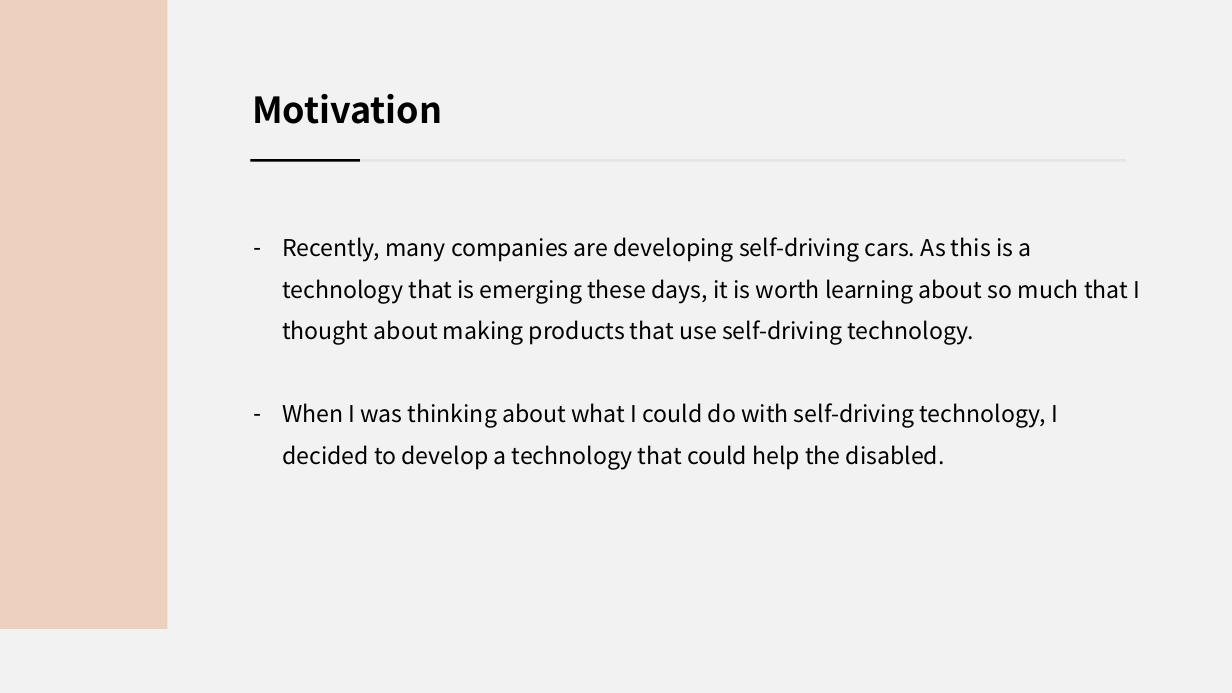
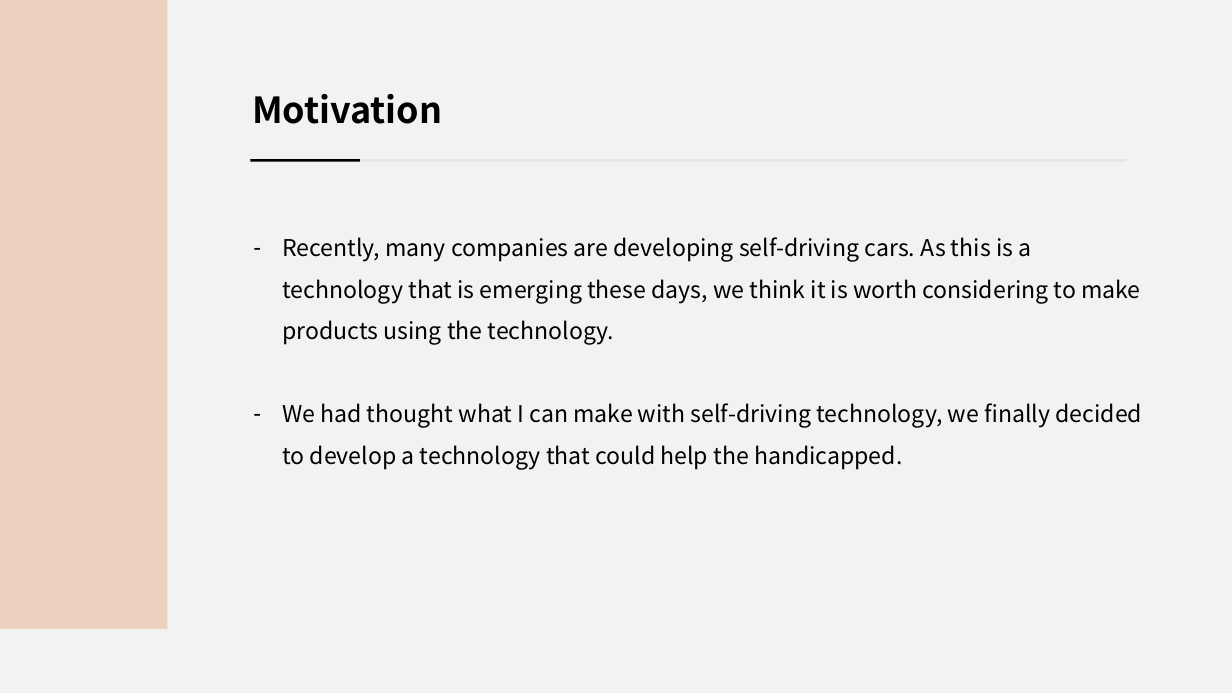
Before and after one commit to jsotouto/ICARUS, a slide deck: slide 2 of ICARUS 최종(일껄).pptx. Drawn at 1232x693 pixels with LibreOffice and Linux fonts; fonts in the diff are those of the drawing. Boxes give left, top, right and bottom in pixels: in the first picture for what was removed or moved away, otherwise in the second. Text is boxed around its words. In the diff, an @@ line names an element or a change of style, - is before the commit and + after.

```diff
--- a/ICARUS 최종(일껄).pptx
+++ b/ICARUS 최종(일껄).pptx
@@ text at bbox=[282, 237, 1143, 470]: text changed @@
-– Recently, many companies are developing self-driving cars. As this is a technology that is emerging these days, it is worth learning about so much that I thought about making products that use self-driving technology.
-– When I was thinking about what I could do with self-driving technology, I decided to develop a technology that could help the disabled.
+– Recently, many companies are developing self-driving cars. As this is a technology that is emerging these days, we think it is worth considering to make products using the technology.
+– We had thought what I can make with self-driving technology, we finally decided to develop a technology that could help the handicapped.
```
Also in this commit, not shown: 17 other slides changed, 2 slides added, 3 slides removed, 2 other files.
